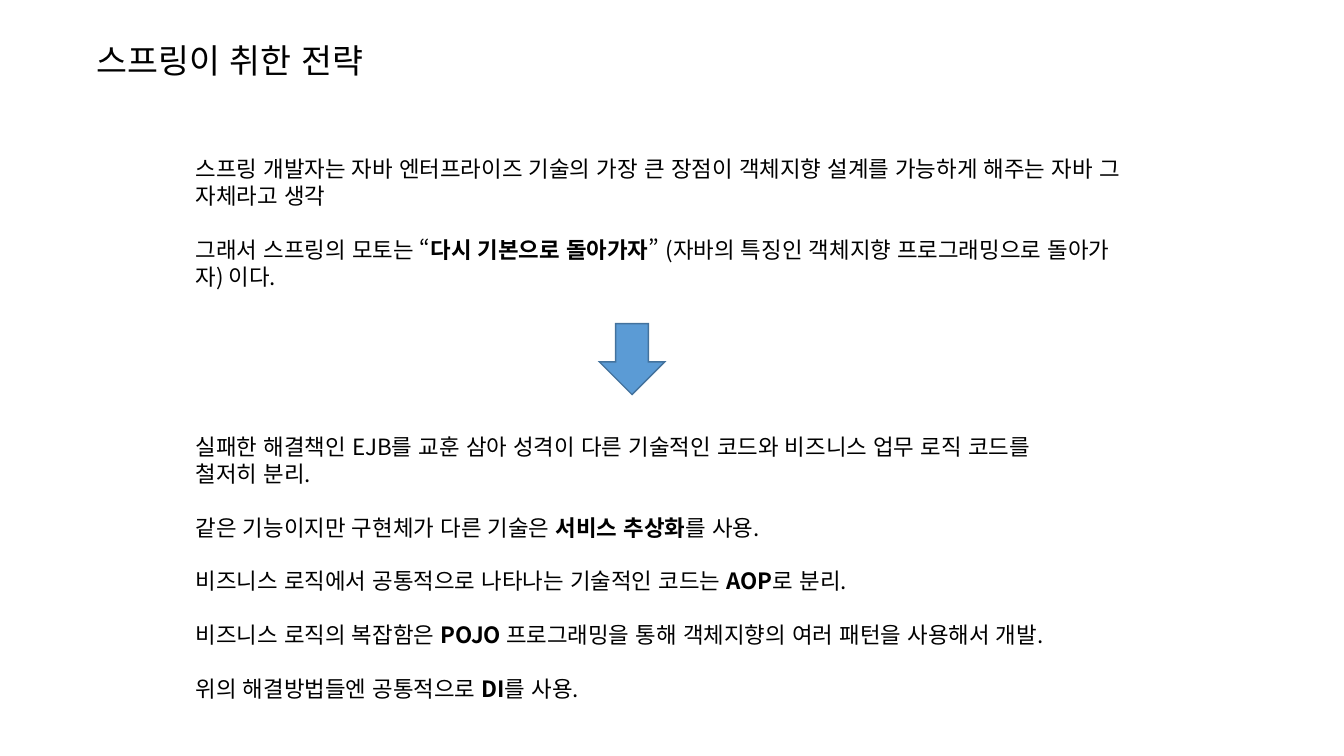
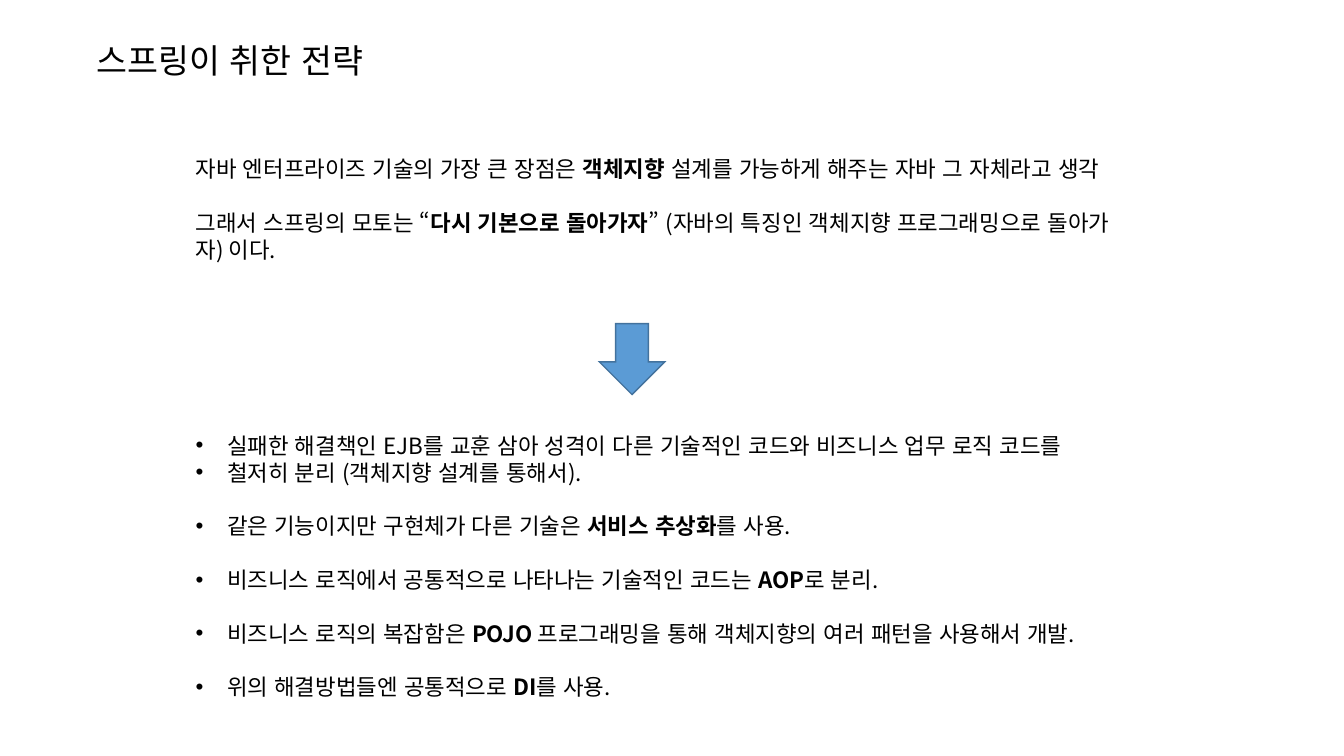
Before and after one commit to joonYK/study-boot-rest, a slide deck: slide 9 of SpringBoot Rest API.pptx. Drawn at 1344x756 pixels with LibreOffice and Linux fonts; fonts in the diff are those of the drawing. Boxes give left, top, right and bottom in pixels: in the first picture for what was removed or moved away, otherwise in the second. Text is boxed around its words. In the diff, an @@ line names an element or a change of style, - is before the commit and + after.

```diff
--- a/SpringBoot Rest API.pptx
+++ b/SpringBoot Rest API.pptx
@@ text at box(196, 158, 1099, 179): text changed @@
-스프링 개발자는 자바 엔터프라이즈 기술의 가장 큰 장점이 객체지향 설계를 가능하게 해주는 자바 그 자체라고 생각
+자바 엔터프라이즈 기술의 가장 큰 장점은 객체지향 설계를 가능하게 해주는 자바 그 자체라고 생각
@@ text at box(227, 435, 1074, 697): bullet none to • @@
@@ text at box(227, 462, 581, 486): text changed @@
-철저히 분리.
+• 철저히 분리 (객체지향 설계를 통해서).
```
Also in this commit, not shown: 15 other slides changed.
